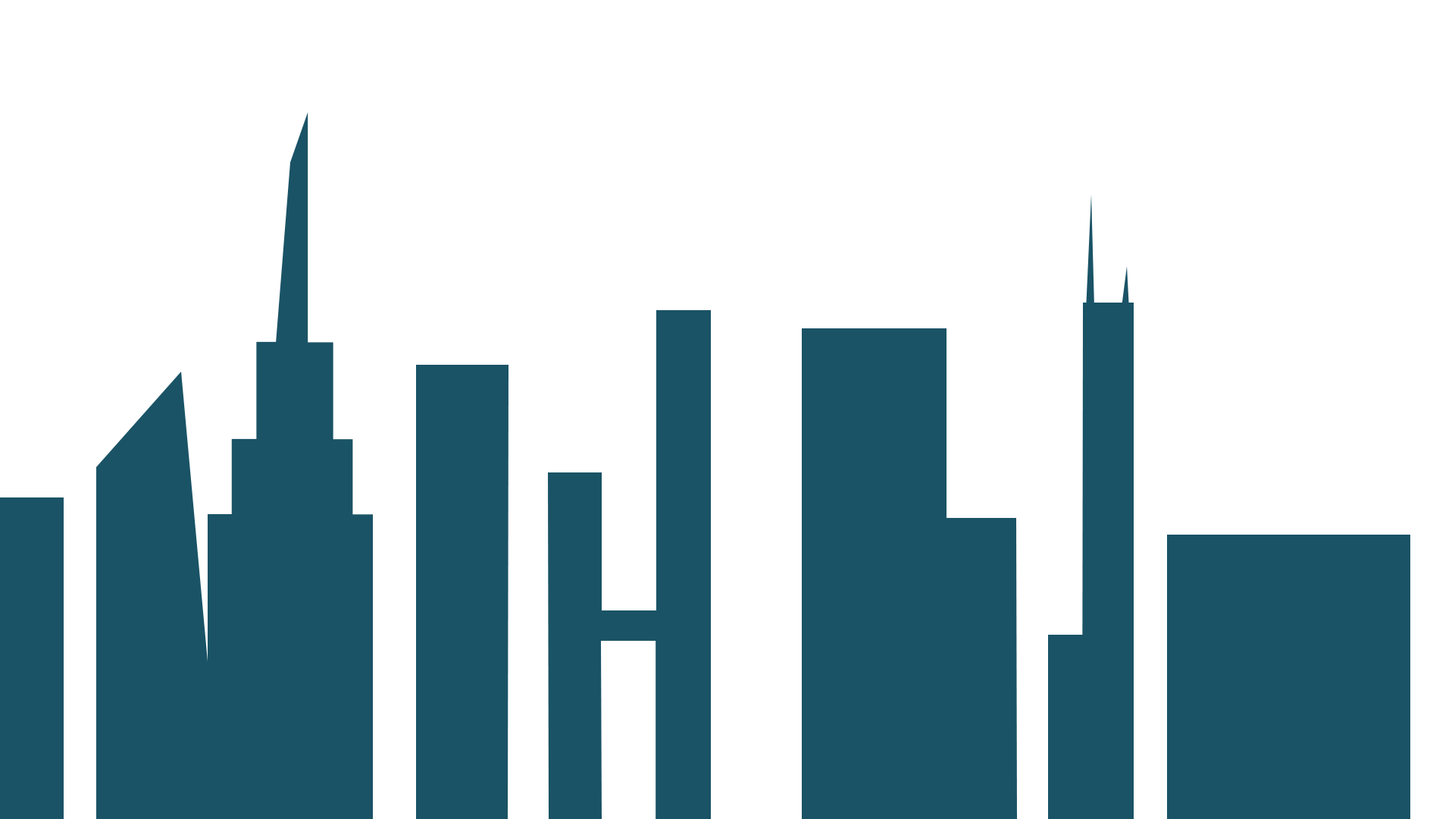
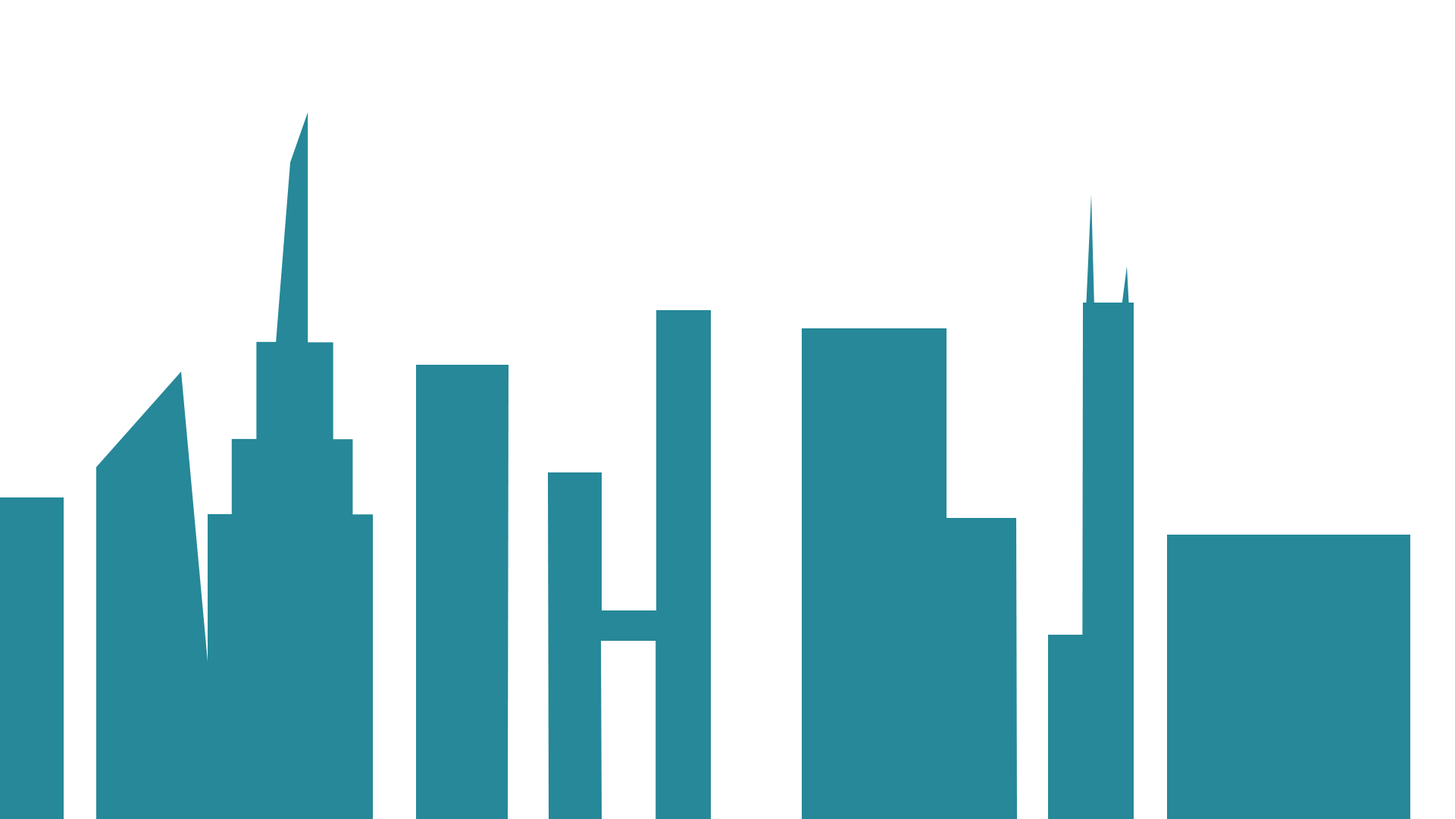
Comparing the layer stacks of the two (1455, 819) images. Changes:
painted on "building 1" over [0,497,64,819]
painted on "building 2" over [96,371,223,819]
painted on "building 3" over [207,112,373,819]
painted on "building 4" over [416,364,509,819]
painted on "building 5" over [548,310,711,819]
painted on "building 6" over [801,328,1018,819]
painted on "building 7" over [1048,634,1110,819]
painted on "building 8" over [1082,194,1134,819]
painted on "building 9" over [1167,534,1411,819]
